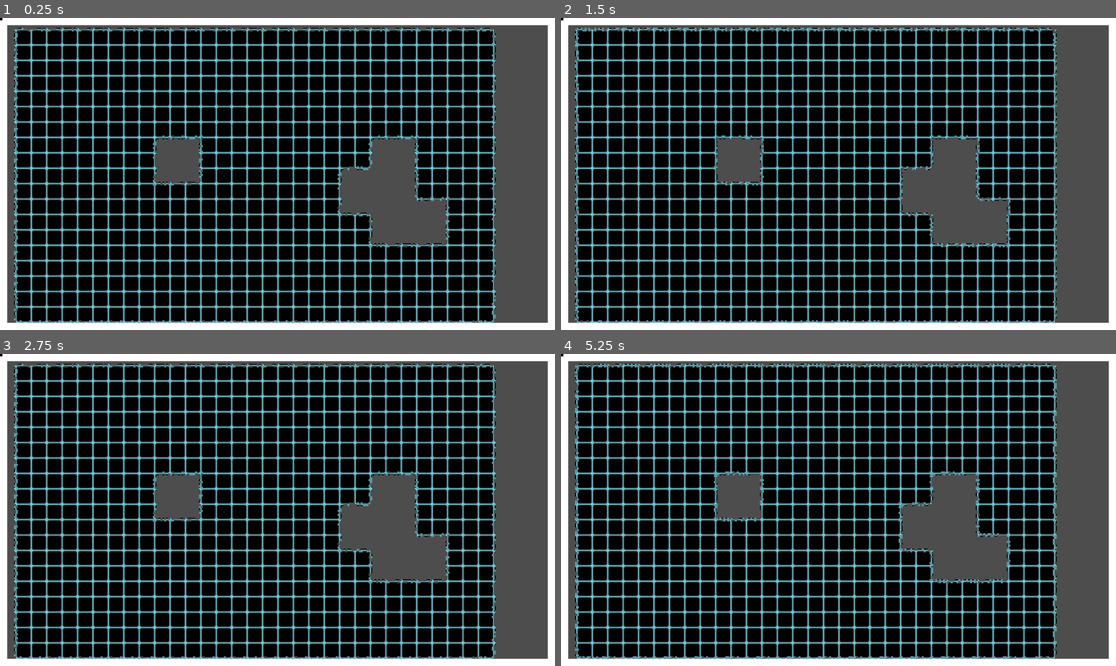
Above: before the commit, frames 1-4 (two rows, left to right).
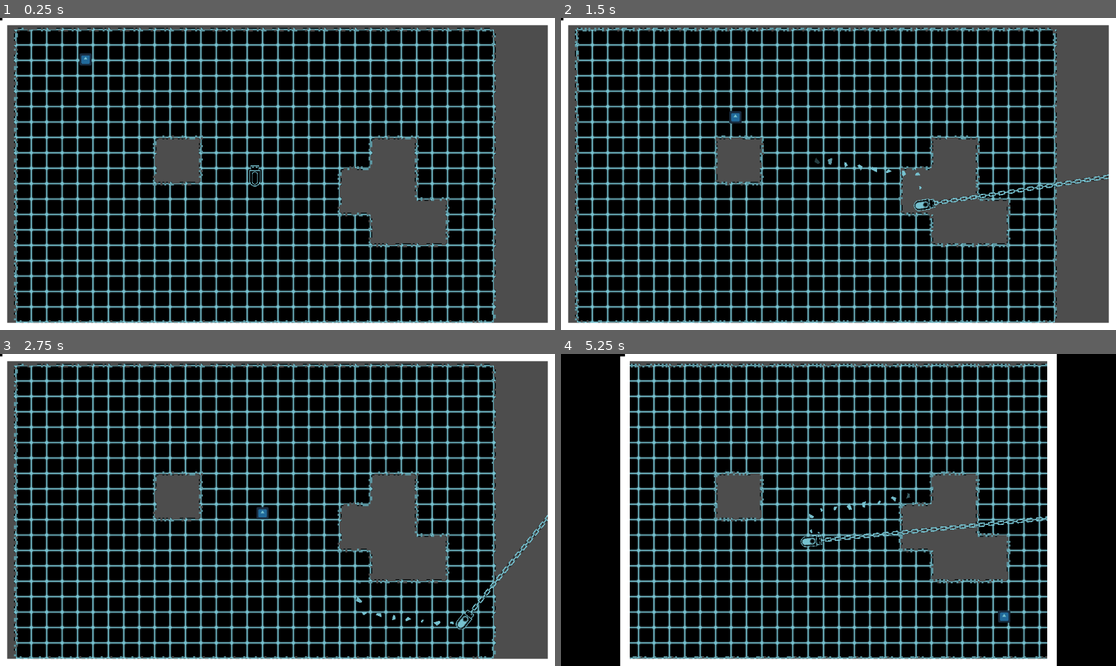
Above: after the commit, the same moments.

Repository: SomeSortOfSam/Hardest_Drive
Game: Godot game, scene res://scenes/gamplay.tscn
Two runs of this game, one before a commit and one after it. Both use one fixed random seed, a clock stepped at 60 frames per second and the inputs below. The engine's default icon, where the game draws it, is replaced by a stand-in: a white triangle on a blue panel in a dark square.
Inputs (mouse positions are in pixels of both pictures, inside the frame that each line leads up to):
- Up to frame 1 (0.25 s): no input
- Up to frame 2 (1.5 s): move the mouse to (960, 158) at 0.52 s; hold D (player_right) 0.53-1.28 s; click (960, 158) at 0.67 s; move the mouse to (727, 189) at 1.27 s; hold S (player_down) from 1.28 s (still down)
- Up to frame 3 (2.75 s): move the mouse to (333, 441) at 2.02 s; release S (player_down) at 2.03 s; hold D (player_right) from 2.03 s (still down)
- Up to frame 4 (5.25 s): move the mouse to (810, 572) at 2.77 s; release D (player_right) at 2.78 s; hold W (player_up) 2.78-3.53 s; click (810, 572) at 2.92 s; move the mouse to (1005, 556) at 3.52 s; hold A (player_left) 3.53-5.03 s; move the mouse to (672, 463) at 4.27 s; move the mouse to (866, 510) at 5.02 s; hold S (player_down) from 5.03 s (still down); click (866, 510) at 5.17 s

The runs differ from the first frame. In frame 1, 0.2% of the frame differs, in the area x 14-47%, y 11-55%; in frame 2, 0.6%; in frame 3, 0.5%; in frame 4, 20%, in the area x 0-100%, y 0-100%.

Commit message:
fixed player scene also
stop breakin shit

Diff:
--- a/scenes/player.tscn
+++ b/scenes/player.tscn
@@ -163,6 +163,9 @@
 "RESET": SubResource("Animation_eg1da")
 }
 
+[sub_resource type="RectangleShape2D" id="RectangleShape2D_cotre"]
+size = Vector2(27, 46)
+
 [node name="Player" type="CharacterBody2D"]
 texture_filter = 1
 script = ExtResource("1_0okmc")
@@ -200,7 +203,6 @@
 collide_with_areas = true
 collide_with_bodies = false
 
-
 [node name="AnimationPlayer" type="AnimationPlayer" parent="."]
 libraries = {
 "": SubResource("AnimationLibrary_66jn2")
@@ -211,6 +213,7 @@
 collision_mask = 4
 
 [node name="CollisionShape2D" type="CollisionShape2D" parent="HitBox"]
-shape = SubResource("RectangleShape2D_oeuq2")
+position = Vector2(0.5, 0)
+shape = SubResource("RectangleShape2D_cotre")
 
 [connection signal="area_entered" from="HitBox" to="." method="_on_hit_box_area_entered"]
Not shown: 1 places in scenes/player.tscn that only renumber resources
